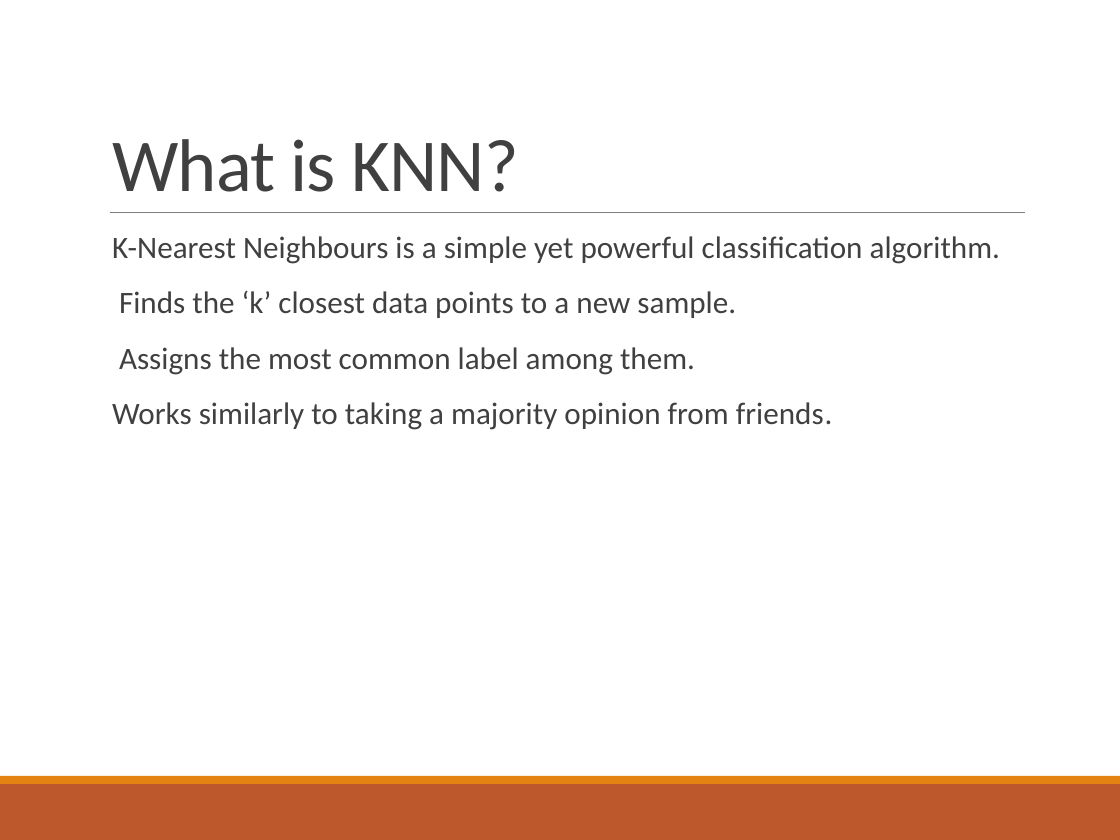
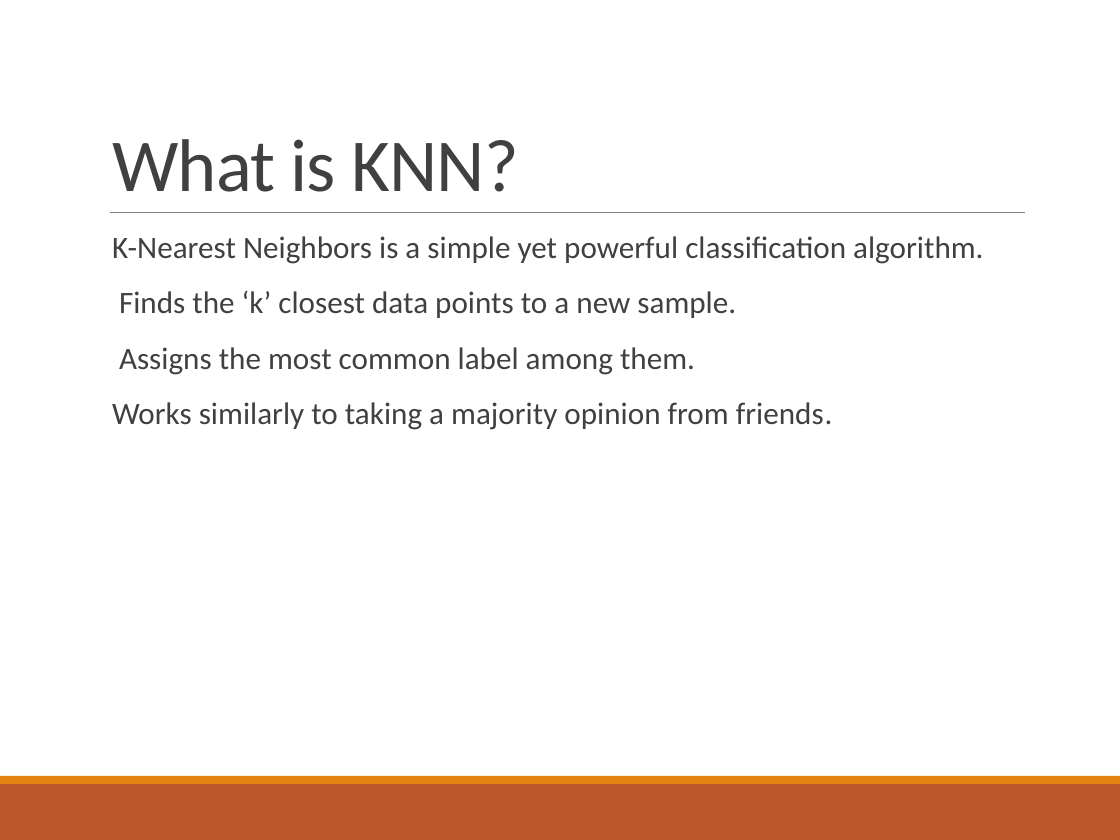
Before and after one commit to Abbas12u/MachineleariningKNN, a slide deck: slide 2 of KNN_Tutorial_Slides.pptx. Drawn at 1120x840 pixels with LibreOffice and Linux fonts; fonts in the diff are those of the drawing. Boxes give left, top, right and bottom in pixels: in the first picture for what was removed or moved away, otherwise in the second. Text is boxed around its words. In the diff, an @@ line names an element or a change of style, - is before the commit and + after.

```diff
--- a/KNN_Tutorial_Slides.pptx
+++ b/KNN_Tutorial_Slides.pptx
@@ text at (112, 236, 983, 264): text changed @@
-  K-Nearest Neighbours is a simple yet powerful classification algorithm.
+  K-Nearest Neighbors is a simple yet powerful classification algorithm.
```
Also in this commit, not shown: 1 other slide changed, 1 slide added.
